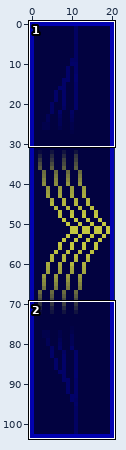
Two states of a sprite sheet, images/right.png. Above, an overview of the earlier version with the close-up marked.
Close-up. Earlier state:
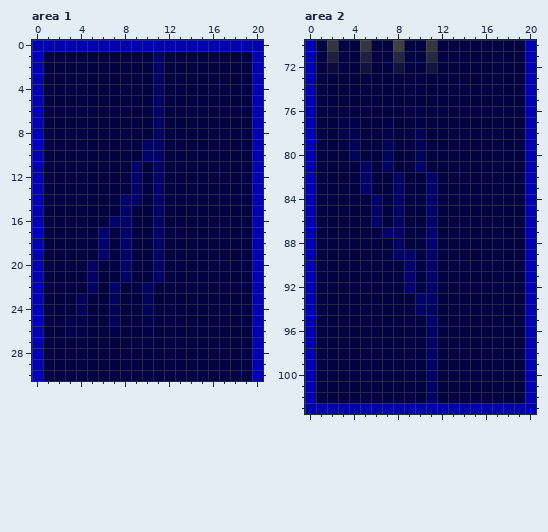
The file is 21x104 pixels. Colours within 5 levels of each other are drawn and written as one. Shown: area 1: x 0..20, y 0..30; area 2: x 0..20, y 70..103.
After:
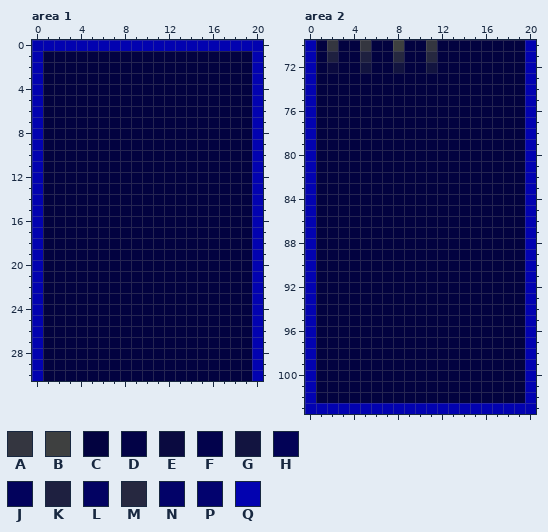
Palette (. is transparent): A #343640  B #3e4040  C #020240  D #020246  E #0a0a40  F #02024c  G #121440  H #020256  J #02025c  K #1e2040  L #020262  M #262840  N #020268  P #02026e  Q #0202b0
Edits made:
--- area 1
@@ x 1..13 @@
  0 QQQQQQQQQQQQQ
- 1 CCCCCCCCCCLCC
- 2 CCCCCCCCCCLCC
- 3 CCCCCCCCCCLCC
- 4 CCCCCCCCCCLCC
- 5 CCCCCCCCCCLCC
- 6 CCCCCCCCCCLCC
- 7 CCCCCCCCCCLCC
- 8 CCCCCCCCCCLCC
- 9 CCCCCCCCCLLCC
-10 CCCCCCCCCNNCC
-11 CCCCCCCCNCNCC
-12 CCCCCCCCNCNCC
-13 CCCCCCCCNCPCC
-14 CCCCCCCNNCPCC
-15 CCCCCCCNCCNCC
-16 CCCCCCNNCCNCC
-17 CCCCCNCNCCNCC
-18 CCCCCNCNCCNCC
-19 CCCCCNCNCCNCC
-20 CCCCLCCNCCNCC
-21 CCCCLCCLCCNCC
-22 CCCCLCNCCLCCC
-23 CCCHCCJCCJCCC
-24 CCCHCCHCCHCCC
-25 CCFFCCHCCFCCC
-26 CCFFCCFCCFCCC
-27 CCCCCCCCCDCCC
+ 1 CCCCCCCCCCCCC
+ 2 CCCCCCCCCCCCC
+ 3 CCCCCCCCCCCCC
+ 4 CCCCCCCCCCCCC
+ 5 CCCCCCCCCCCCC
+ 6 CCCCCCCCCCCCC
+ 7 CCCCCCCCCCCCC
+ 8 CCCCCCCCCCCCC
+ 9 CCCCCCCCCCCCC
+10 CCCCCCCCCCCCC
+11 CCCCCCCCCCCCC
+12 CCCCCCCCCCCCC
+13 CCCCCCCCCCCCC
+14 CCCCCCCCCCCCC
+15 CCCCCCCCCCCCC
+16 CCCCCCCCCCCCC
+17 CCCCCCCCCCCCC
+18 CCCCCCCCCCCCC
+19 CCCCCCCCCCCCC
+20 CCCCCCCCCCCCC
+21 CCCCCCCCCCCCC
+22 CCCCCCCCCCCCC
+23 CCCCCCCCCCCCC
+24 CCCCCCCCCCCCC
+25 CCCCCCCCCCCCC
+26 CCCCCCCCCCCCC
+27 CCCCCCCCCCCCC
 28 CCCCCCCCCCCCC
--- area 2
@@ x 1..13 @@
  75 CCCCCCCCCCCCC
- 76 CCCCCCCCCDCCC
- 77 CCFFCCFCCFCCC
- 78 CCFFCCFCCHCCC
- 79 CCCHCCHCCHCCC
- 80 CCCHCCJCCHCCC
- 81 CCCCLCLCCNCCC
- 82 CCCCNCCLCCNCC
- 83 CCCCNCCNCCNCC
- 84 CCCCCNCNCCNCC
- 85 CCCCCNCNCCNCC
- 86 CCCCCNCNCCNCC
- 87 CCCCCCNNCCPCC
- 88 CCCCCCCNCCPCC
- 89 CCCCCCCNNCNCC
- 90 CCCCCCCCNCNCC
- 91 CCCCCCCCNCNCC
- 92 CCCCCCCCNCNCC
- 93 CCCCCCCCCNNCC
- 94 CCCCCCCCCNLCC
- 95 CCCCCCCCCCNCC
- 96 CCCCCCCCCCLCC
- 97 CCCCCCCCCCLCC
- 98 CCCCCCCCCCLCC
- 99 CCCCCCCCCCLCC
-100 CCCCCCCCCCLCC
-101 CCCCCCCCCCLCC
-102 CCCCCCCCCCLCC
+ 76 CCCCCCCCCCCCC
+ 77 CCCCCCCCCCCCC
+ 78 CCCCCCCCCCCCC
+ 79 CCCCCCCCCCCCC
+ 80 CCCCCCCCCCCCC
+ 81 CCCCCCCCCCCCC
+ 82 CCCCCCCCCCCCC
+ 83 CCCCCCCCCCCCC
+ 84 CCCCCCCCCCCCC
+ 85 CCCCCCCCCCCCC
+ 86 CCCCCCCCCCCCC
+ 87 CCCCCCCCCCCCC
+ 88 CCCCCCCCCCCCC
+ 89 CCCCCCCCCCCCC
+ 90 CCCCCCCCCCCCC
+ 91 CCCCCCCCCCCCC
+ 92 CCCCCCCCCCCCC
+ 93 CCCCCCCCCCCCC
+ 94 CCCCCCCCCCCCC
+ 95 CCCCCCCCCCCCC
+ 96 CCCCCCCCCCCCC
+ 97 CCCCCCCCCCCCC
+ 98 CCCCCCCCCCCCC
+ 99 CCCCCCCCCCCCC
+100 CCCCCCCCCCCCC
+101 CCCCCCCCCCCCC
+102 CCCCCCCCCCCCC
 103 QQQQQQQQQQQQQ
Boxes around the changes in both close-ups, in picture pixels (x1, y1, x2, y2):
changed: (65, 51, 164, 348)
changed: (338, 106, 437, 403)
